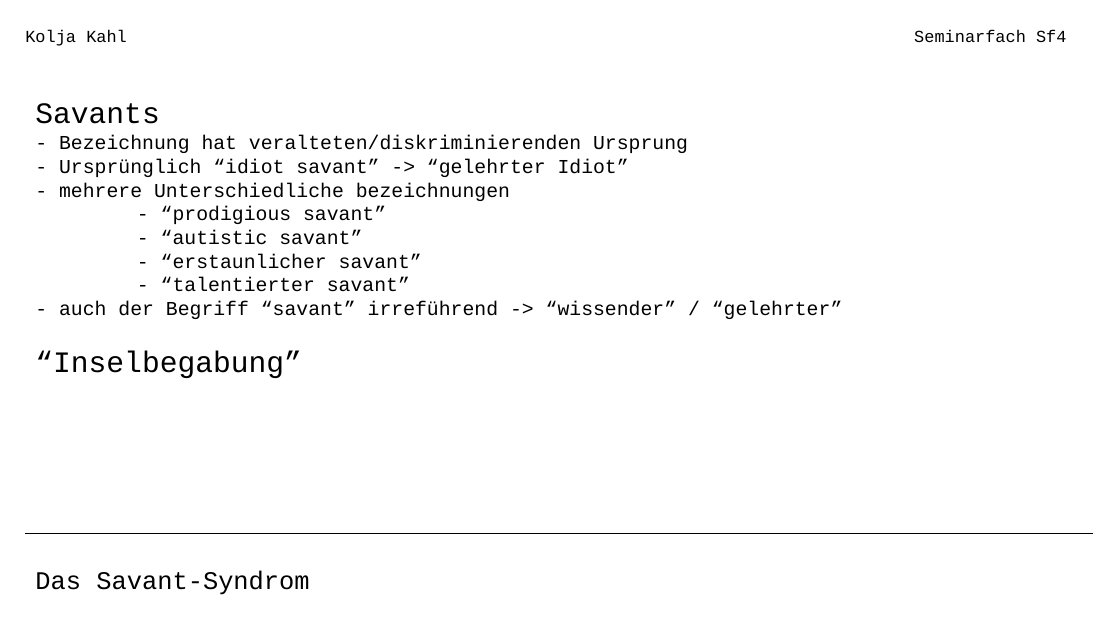
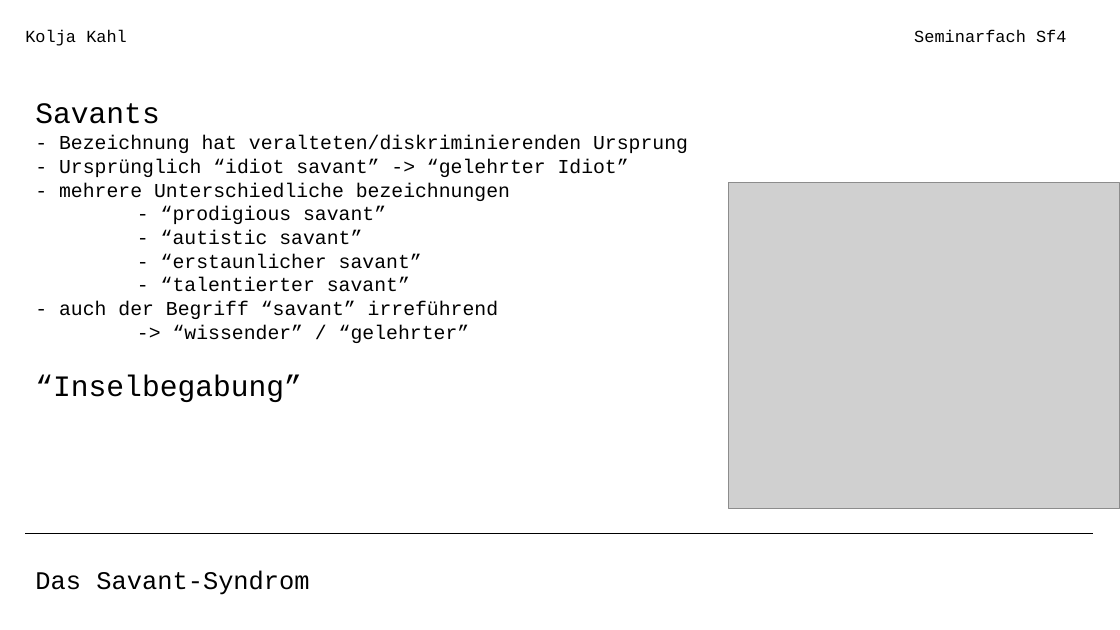
Before and after one commit to coasterkolja/obsidian-vault, a slide deck: slide 7 of 900 Assets/Seminarfach Präsentation.odp. Drawn at 1120x630 pixels with LibreOffice and Linux fonts; fonts in the diff are those of the drawing; grey boxes stand for pictures. Boxes give left, top, right and bottom in pixels: in the first picture for what was removed or moved away, otherwise in the second. Text is boxed around its words. In the diff, an @@ line names an element or a change of style, - is before the commit and + after.

```diff
--- a/900 Assets/Seminarfach Präsentation.odp
+++ b/900 Assets/Seminarfach Präsentation.odp
@@ picture added at (x1=729, y1=183, x2=1120, y2=508) @@
@@ text at (x1=59, y1=301, x2=499, y2=343): text changed @@
-- auch der Begriff “savant” irreführend -> “wissender” / “gelehrter”
+- auch der Begriff “savant” irreführend
+-> “wissender” / “gelehrter”
```
Also in this commit, not shown: 2 other slides changed, 2 slides added, 1 other file.
